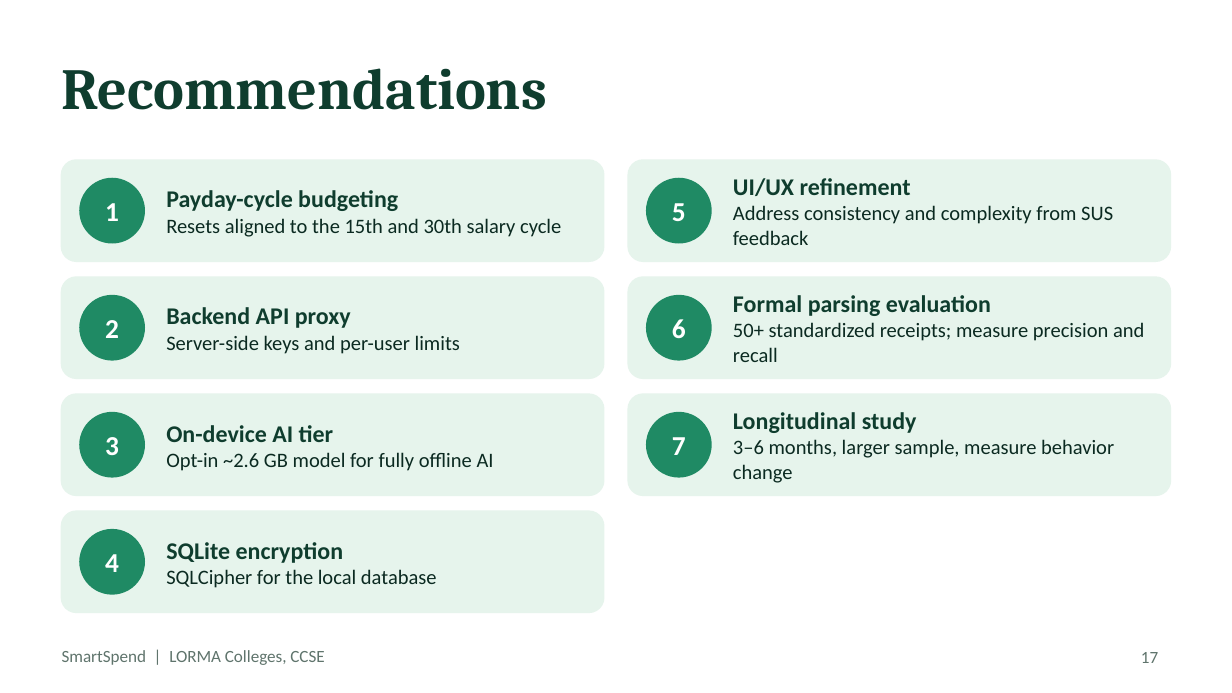
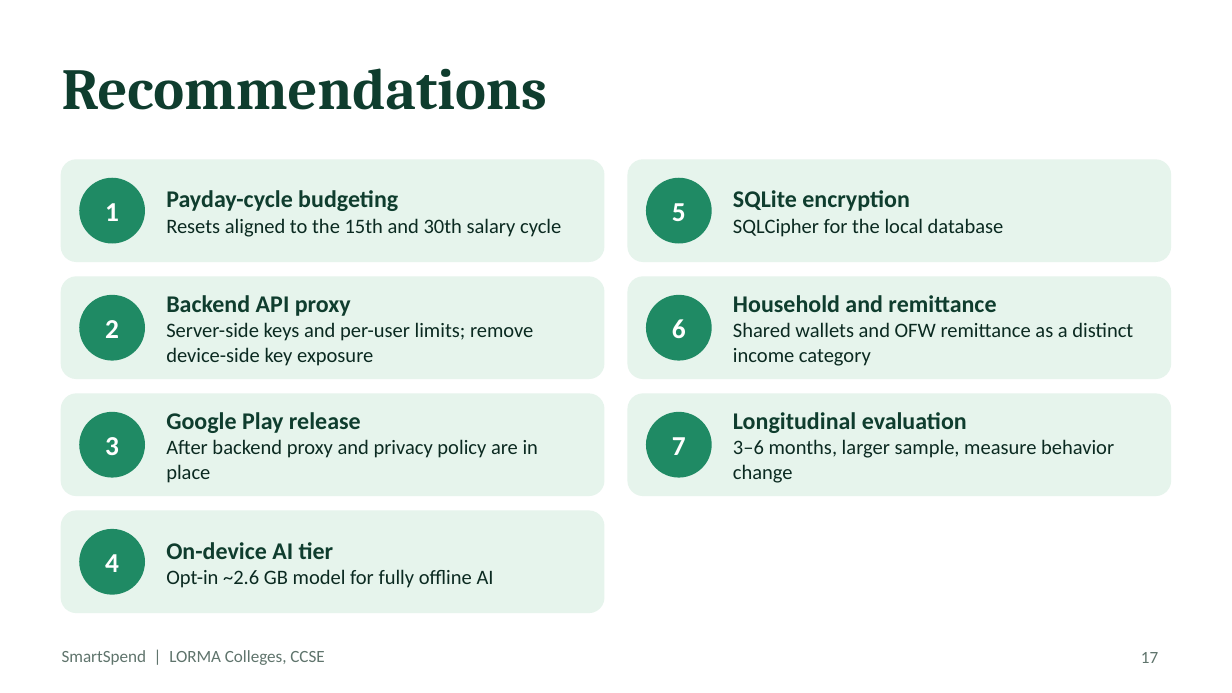
Before and after one commit to Zushikina-kun/smartspend-app, a slide deck: slide 17 of docs/handsoff/FOR_CYRILLE/SmartSpend_Defense.pptx. Drawn at 1232x693 pixels with LibreOffice and Linux fonts; fonts in the diff are those of the drawing. Boxes give left, top, right and bottom in pixels: in the first picture for what was removed or moved away, otherwise in the second. Text is boxed around its words. In the diff, an @@ line names an element or a change of style, - is before the commit and + after.

```diff
--- a/docs/handsoff/FOR_CYRILLE/SmartSpend_Defense.pptx
+++ b/docs/handsoff/FOR_CYRILLE/SmartSpend_Defense.pptx
@@ text at (733,190,1004,237): text changed @@
-UI/UX refinement
-Address consistency and complexity from SUS feedback
+SQLite encryption
+SQLCipher for the local database
@@ text at (733,295,1133,366): text changed @@
-Formal parsing evaluation
-50+ standardized receipts; measure precision and recall
+Household and remittance
+Shared wallets and OFW remittance as a distinct income category
@@ text at (166,322,533,366): text changed @@
-Server-side keys and per-user limits
+Server-side keys and per-user limits; remove device-side key exposure
@@ text at (166,412,538,483): text changed @@
-On-device AI tier
-Opt-in ~2.6 GB model for fully offline AI
+Google Play release
+After backend proxy and privacy policy are in place
@@ text at (733,412,967,433): text changed @@
-Longitudinal study
+Longitudinal evaluation
@@ text at (166,542,494,588): text changed @@
-SQLite encryption
-SQLCipher for the local database
+On-device AI tier
+Opt-in ~2.6 GB model for fully offline AI
```
Also in this commit, not shown: 3 other files.
